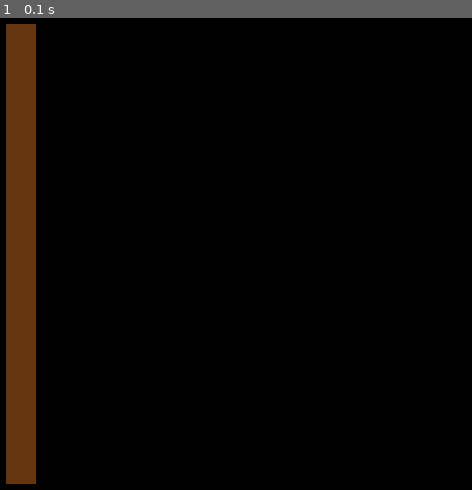
Above: before the commit, frame 1.
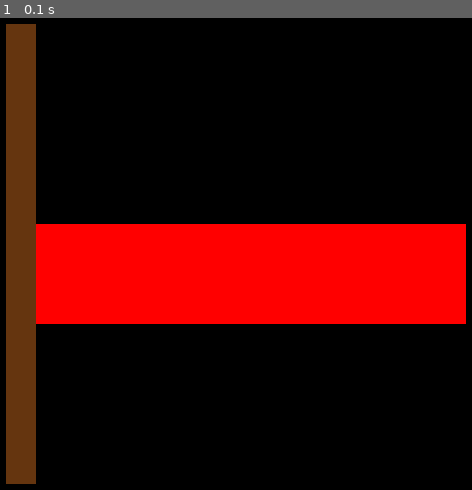
Above: after the commit, the same moment.

Repository: Busiky/git_pygame_flag
Game: pygame game, started from russian_flag.py
Two runs of this game, one before a commit and one after it. Both use one fixed random seed, a clock stepped at 60 frames per second and the inputs below.
Inputs:
- Up to frame 1 (0.1 s): no input

The runs differ from the first frame. In frame 1, 19% of the frame differs, in the area x 7-99%, y 43-65%.

Commit message:
Красная полоса

Diff:
--- a/russian_flag.py
+++ b/russian_flag.py
@@ -10,6 +10,7 @@
 
 def draw():
     pygame.draw.rect(screen, pygame.Color('#65350f'), (20, 20, 30, 460))
+    pygame.draw.rect(screen, pygame.Color('red'), (50, 220, 430, 100))
 
 
 draw()
